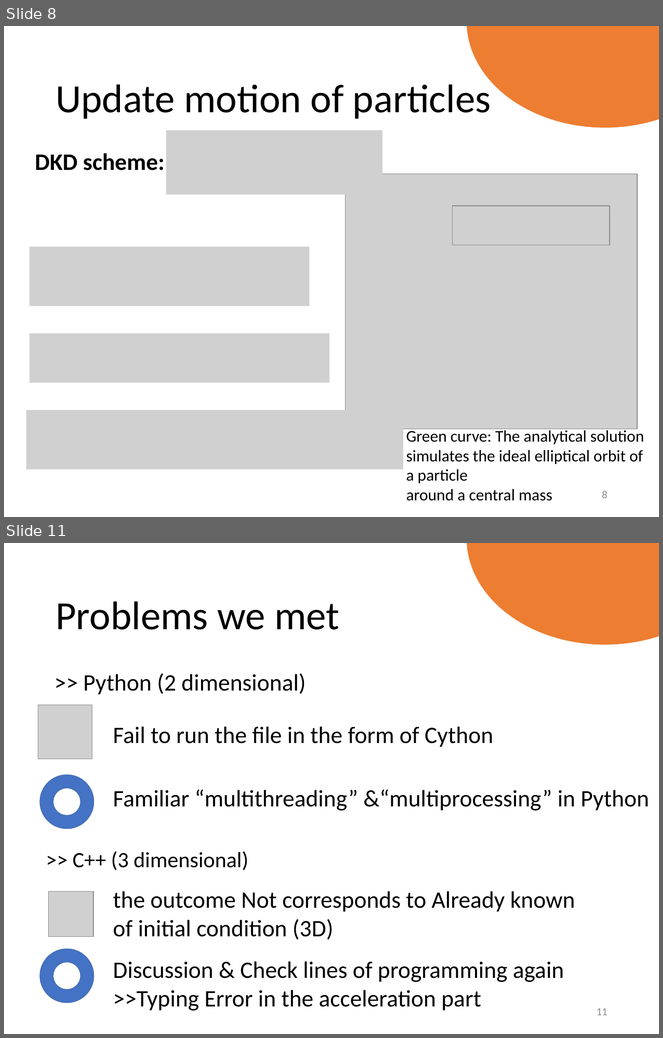
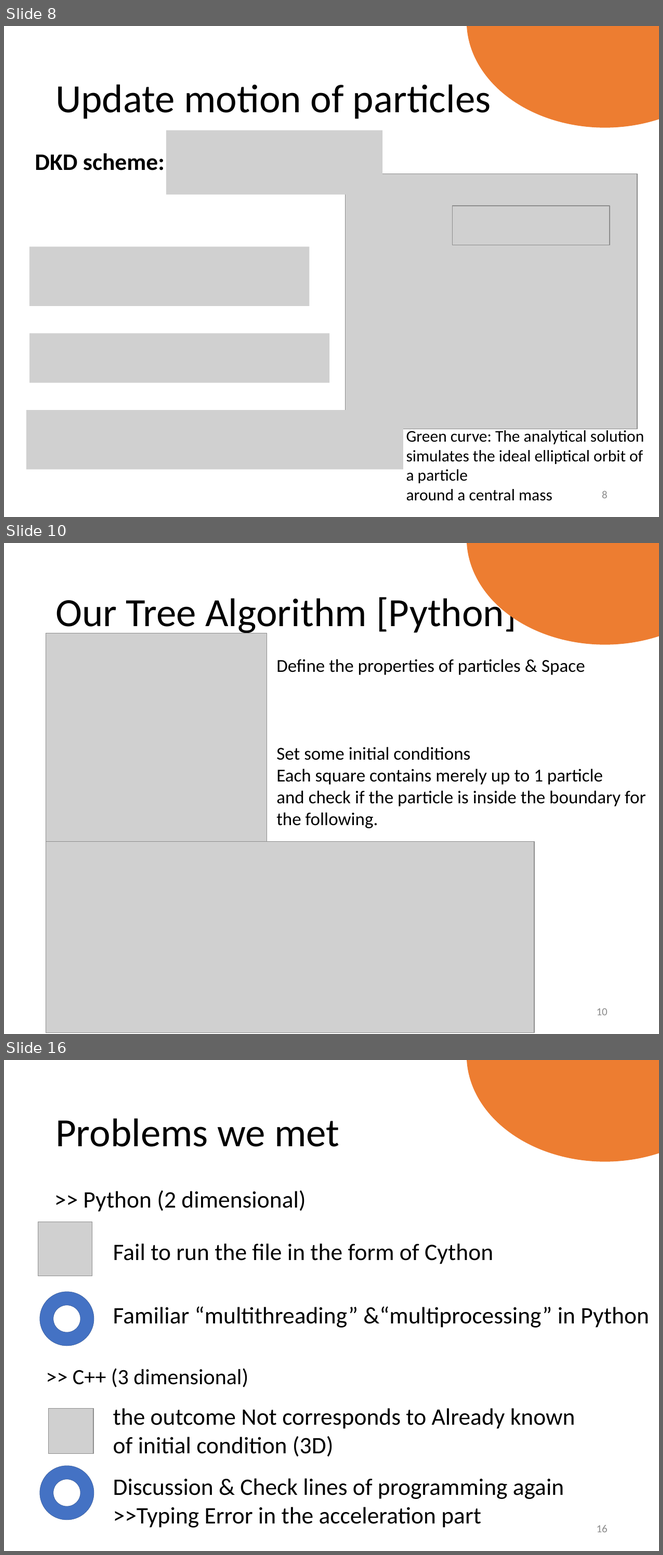
Before and after one commit to b08202012/tree-algorithm-for-self-gravity, a slide deck: Final project_G03_Tree Algorithm.pptx. Shown one above the other, each under a label of ours: slides 8 and 11 before the commit, slides 8, 10 and 16 after it; the slides between them are not shown. The pictures are 663x1038 and 663x1555 pixels, drawn with LibreOffice and Linux fonts; fonts in the diff are those of the drawing; grey boxes stand for pictures. Boxes give left, top, right and bottom in pixels: in the first picture for what was removed or moved away, otherwise in the second. Text is boxed around its words. In the diff, an @@ line names an element or a change of style, - is before the commit and + after.

```diff
--- a/Final project_G03_Tree Algorithm.pptx
+++ b/Final project_G03_Tree Algorithm.pptx
@@ slide 10 added at (x1=4, y1=543, x2=659, y2=1034), background #FFFFFF @@
@@ ellipse added at (x1=467, y1=543, x2=659, y2=644), fill #ED7D31 @@
@@ title added at (x1=55, y1=593, x2=517, y2=636), 44 pt, text #000000 @@
+Our Tree Algorithm [Python]
@@ picture added at (x1=46, y1=633, x2=268, y2=850) @@
@@ text added at (x1=276, y1=659, x2=585, y2=675), 20 pt, text #000000 @@
+Define the properties of particles & Space
@@ text added at (x1=276, y1=747, x2=646, y2=828), 20 pt, text #000000 @@
+Set some initial conditions
+Each square contains merely up to 1 particle
+and check if the particle is inside the boundary for the following.
@@ picture added at (x1=46, y1=842, x2=535, y2=1034) @@
@@ page number added at (x1=597, y1=1008, x2=608, y2=1016), 12 pt, text #8C8C8C @@
+10
@@ what was slide 11 is now slide 16 @@
@@ page number at (x1=597, y1=1525, x2=608, y2=1533): text changed @@
-11
+16
```
Also in this commit, not shown: 4 slides changed, 5 other slides added.
